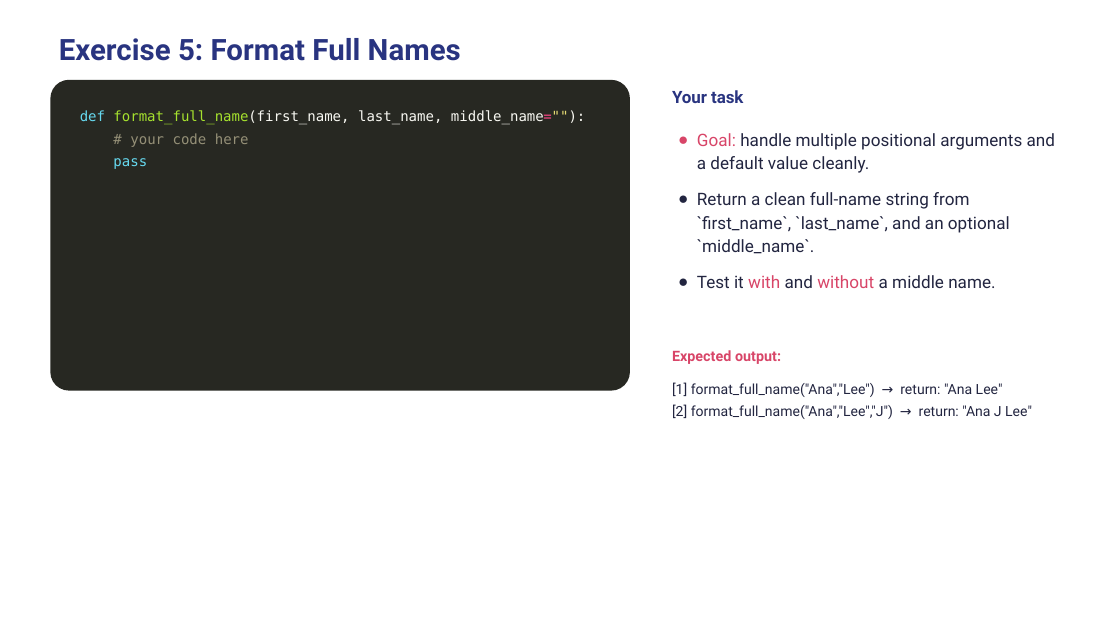
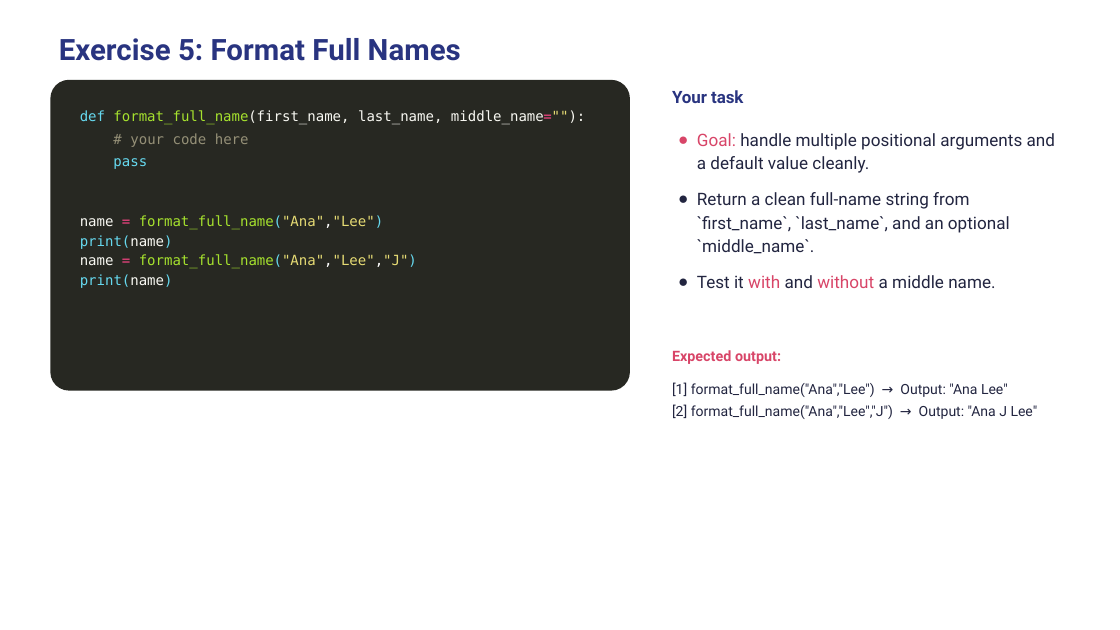
Before and after one commit to wg-training/wg-python-for-data-science-fundamental, a slide deck: slide 24 of slides/09 - Functions.pptx (slide 23 before the commit). Drawn at 1120x630 pixels with LibreOffice and Linux fonts; fonts in the diff are those of the drawing. Boxes give left, top, right and bottom in pixels: in the first picture for what was removed or moved away, otherwise in the second. Text is boxed around its words. In the diff, an @@ line names an element or a change of style, - is before the commit and + after.

```diff
--- a/slides/09 - Functions.pptx
+++ b/slides/09 - Functions.pptx
@@ text at (80, 215, 417, 288): paragraphs added @@
+name = format_full_name("Ana","Lee")
+print(name)
+name = format_full_name("Ana","Lee","J")
+print(name)
@@ text at (672, 382, 1038, 419): text changed @@
-[1] format_full_name("Ana","Lee") → return: "Ana Lee"
-[2] format_full_name("Ana","Lee","J") → return: "Ana J Lee"
+[1] format_full_name("Ana","Lee") → Output: "Ana Lee"
+[2] format_full_name("Ana","Lee","J") → Output: "Ana J Lee"
```
Also in this commit, not shown: 11 other slides changed, 3 slides added, 3 slides removed, 3 other files.
